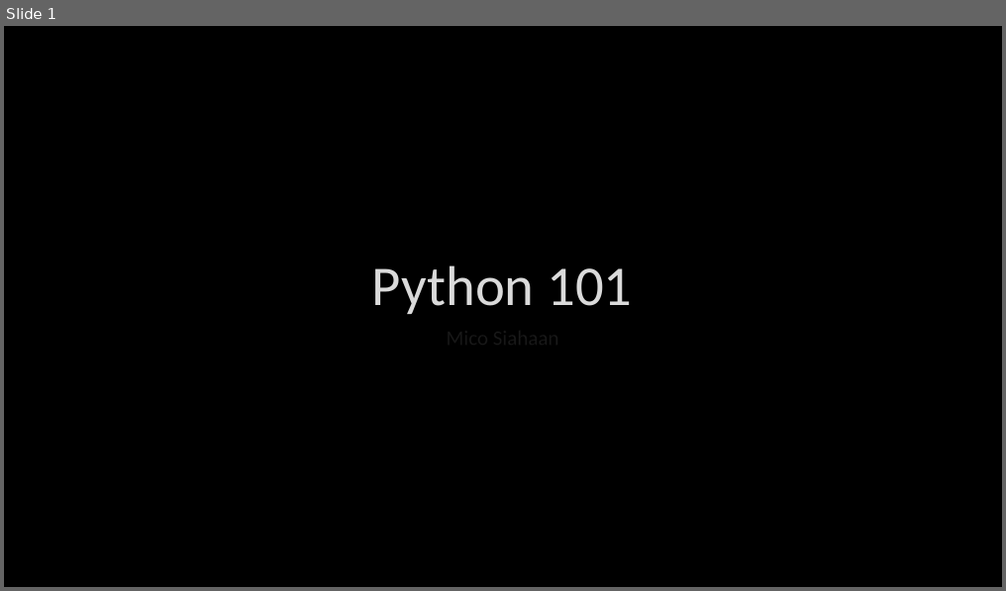
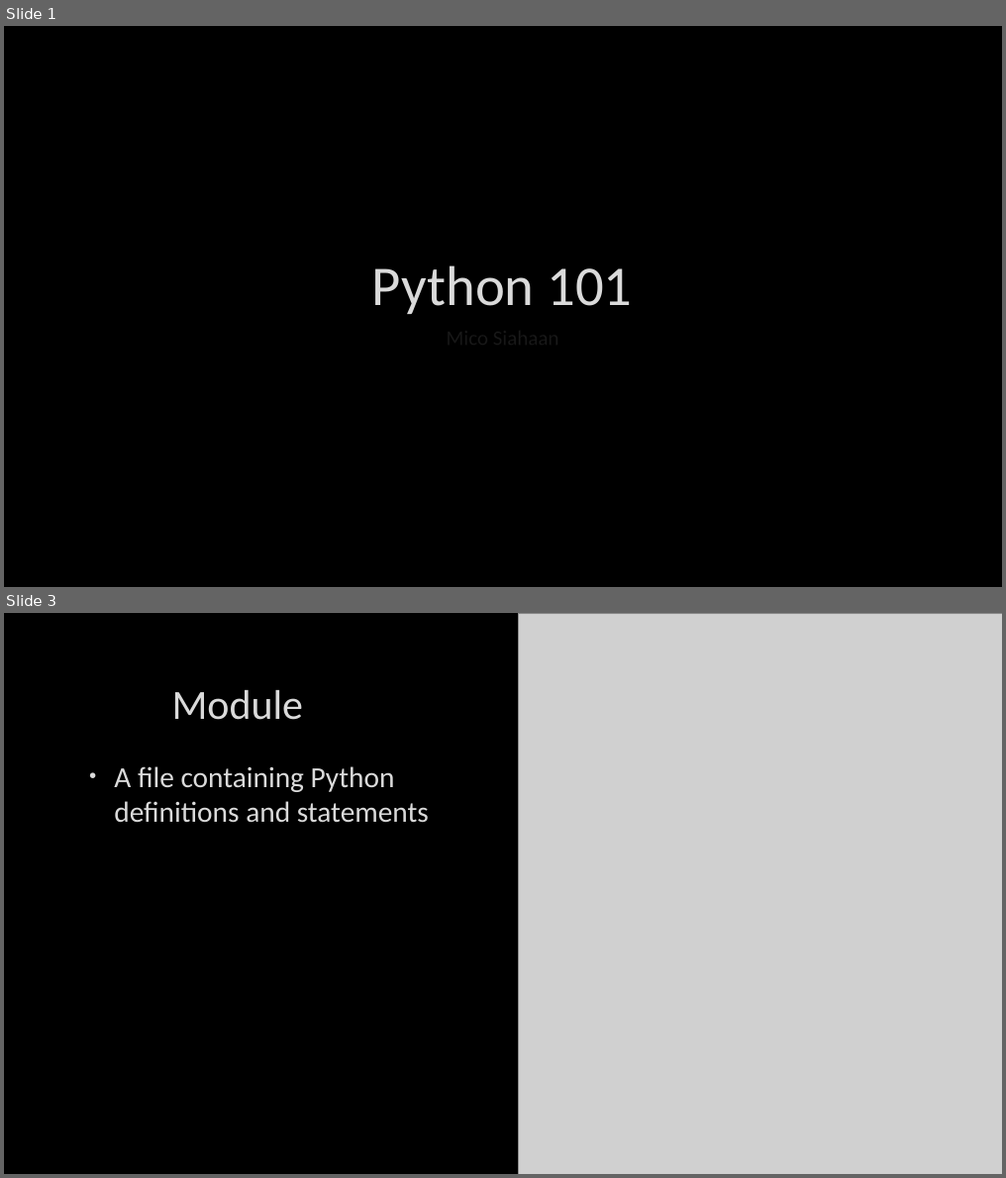
Before and after one commit to msiahaan/Python101, a slide deck: Python101_03_Fungsi-Import.pptx. Shown one above the other, each under a label of ours: slide 1 before the commit, slides 1 and 3 after it; the slides between them are not shown. The pictures are 1006x591 and 1006x1178 pixels, drawn with LibreOffice and Linux fonts; fonts in the diff are those of the drawing; grey boxes stand for pictures; background and template pictures are left out. Boxes give left, top, right and bottom in pixels: in the first picture for what was removed or moved away, otherwise in the second. Text is boxed around its words. In the diff, an @@ line names an element or a change of style, - is before the commit and + after.

```diff
--- a/Python101_03_Fungsi-Import.pptx
+++ b/Python101_03_Fungsi-Import.pptx
@@ slide 3 added at [4,613,1002,1174], background picture (left out) @@
@@ picture added at [519,613,1002,1174] @@
@@ title added at [172,690,304,720], 40 pt, text #DADADA @@
+Module
@@ text added at [114,766,429,823], 28 pt, text #DADADA @@
+• A file containing Python definitions and statements
```
Also in this commit, not shown: 3 slides changed, 1 other slide added, 1 slide removed, 2 other files.
